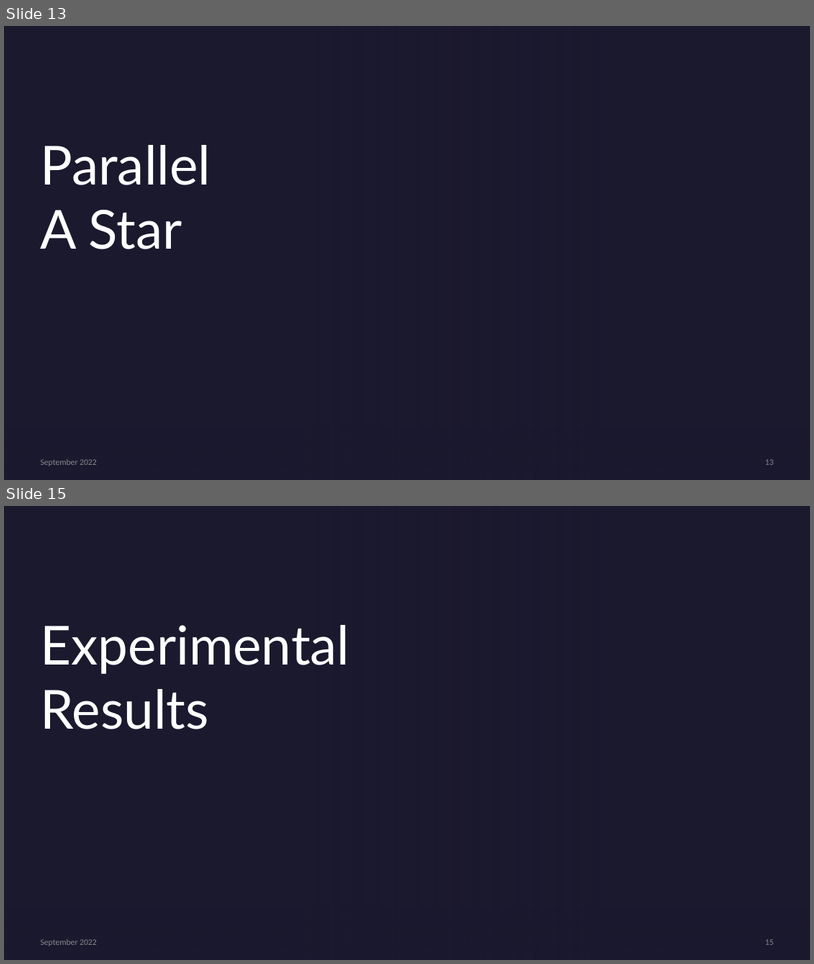
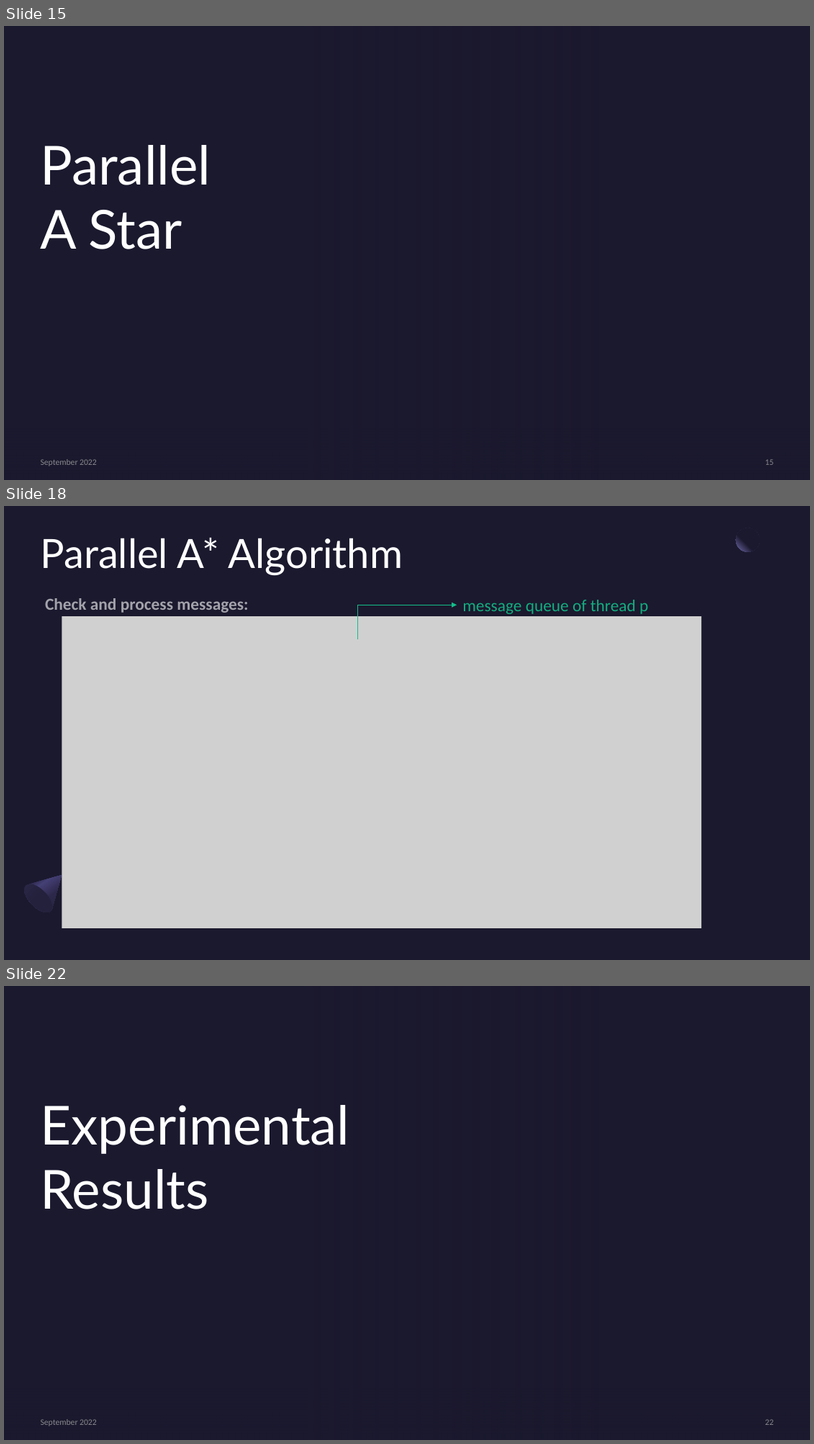
Before and after one commit to Salvo-kun/a-star, a slide deck: presentation/astar_slides.pptx. Shown one above the other, each under a label of ours: slides 13 and 15 before the commit, slides 15, 18 and 22 after it; the slides between them are not shown. The pictures are 814x964 and 814x1444 pixels, drawn with LibreOffice and Linux fonts; fonts in the diff are those of the drawing; grey boxes stand for pictures; background and template pictures are left out. Boxes give left, top, right and bottom in pixels: in the first picture for what was removed or moved away, otherwise in the second. Text is boxed around its words. In the diff, an @@ line names an element or a change of style, - is before the commit and + after.

```diff
--- a/presentation/astar_slides.pptx
+++ b/presentation/astar_slides.pptx
@@ slide 18 added at (4,506,810,960), background #1B192E @@
@@ title added at (41,538,404,576), 48 pt, text #FFFFFF @@
+Parallel A* Algorithm
@@ ellipse added at (736,528,760,551), fill gradient #1B192E to #7771B2 @@
@@ text added at (45,598,248,613), 20 pt, text #FFFFFF at 60% opacity, bold @@
+Check and process messages:
@@ elbow arrow added from (358, 638) to (457, 605), #13BE89 0.5 pt @@
@@ text added at (463,600,648,614), 20 pt, text #13BE89 at 90% opacity @@
+message queue of thread p
@@ picture added at (62,616,702,928) @@
@@ freeform shape added at (19,862,74,917), fill gradient #2C284A to #454075 to #1B192E @@
@@ ellipse added at (19,879,57,917), fill gradient #23213C to #2C284A @@
@@ what was slide 13 is now slide 15 @@
@@ page number at (766,459,774,464): text changed @@
-13
+15
@@ what was slide 15 is now slide 22 @@
@@ page number at (766,1419,774,1424): text changed @@
-15
+22
```
Also in this commit, not shown: 4 slides changed, 8 other slides added, 2 slides removed, 2 other files.
